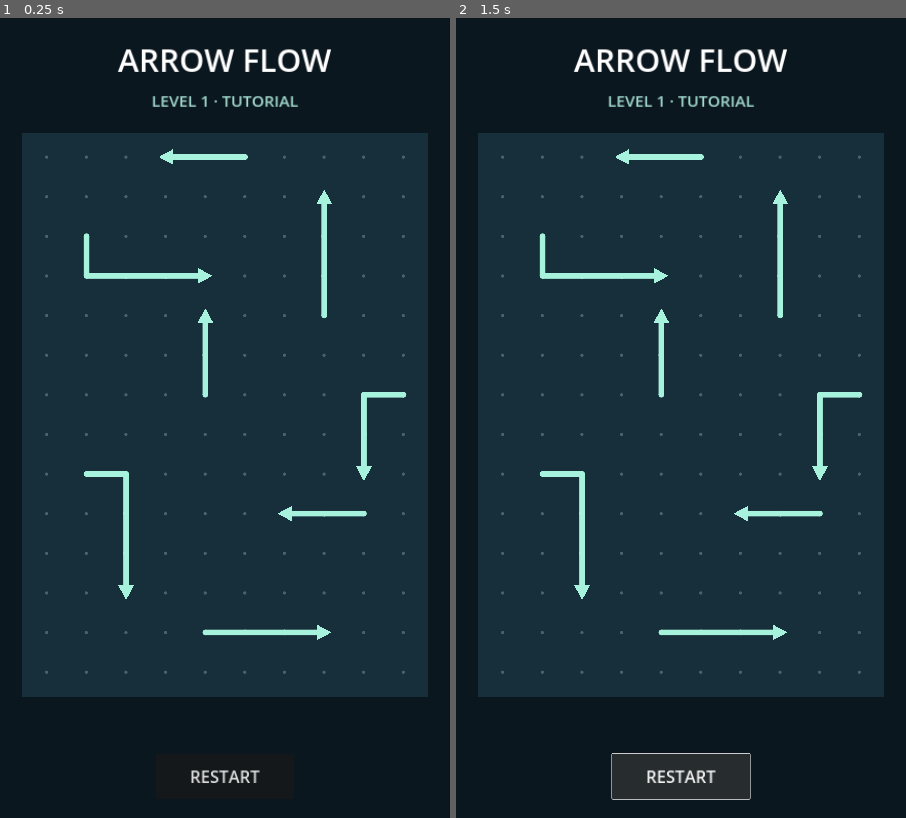
Above: before the commit, frames 1-2 (left to right).
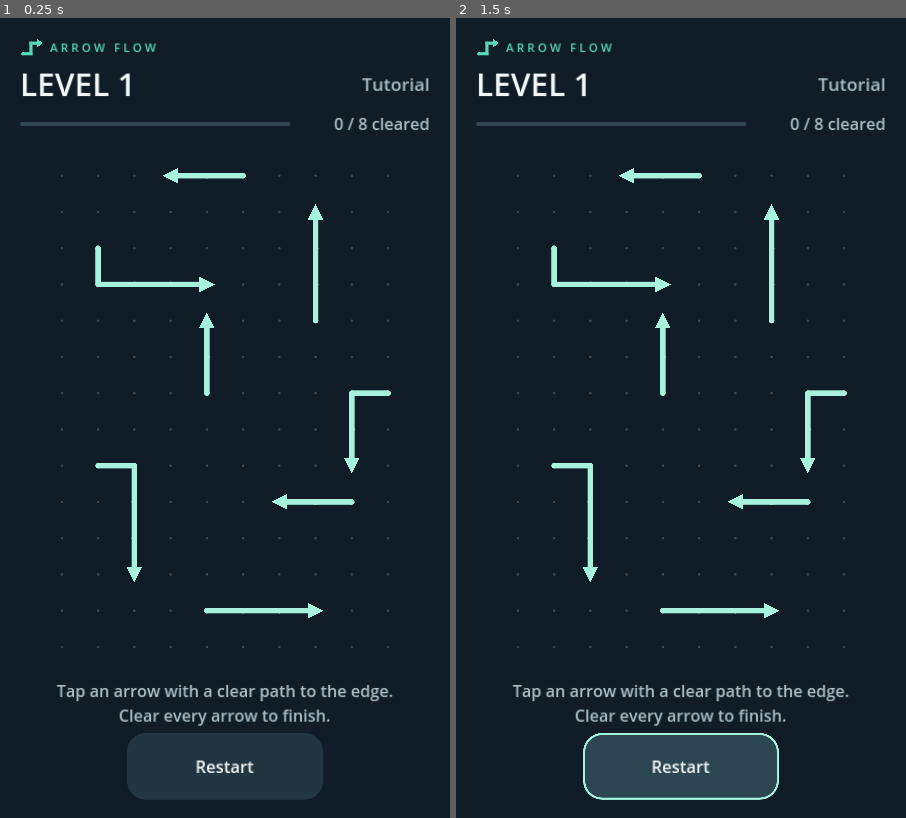
Above: after the commit, the same moments.

Repository: snip43/arrow-flow-escape-puzzle
Game: Godot game, scene res://scenes/game.tscn
Two runs of this game, one before a commit and one after it. Both use one fixed random seed, a clock stepped at 60 frames per second and the inputs below.
Inputs:
- Up to frame 1 (0.25 s): no input
- Up to frame 2 (1.5 s): click "RESTART" (after the commit: "Restart") at 0.5 s; click "RESTART" (after the commit: "Restart") at 1.25 s

The runs differ from the first frame. In frame 1, 9.8% of the frame differs, in the area x 4-96%, y 2-98%; in frame 2, 9.8%.

Commit message:
Stage 1D.1: Gameplay screen visual polish

Diff:
--- a/project.godot
+++ b/project.godot
@@ -20,4 +20,4 @@
 [rendering]
 renderer/rendering_method="gl_compatibility"
 renderer/rendering_method.mobile="gl_compatibility"
-environment/defaults/default_clear_color=Color(0.045, 0.09, 0.12, 1)
+environment/defaults/default_clear_color=Color(0.062745, 0.113725, 0.152941, 1)
--- a/scenes/game.tscn
+++ b/scenes/game.tscn
@@ -1,59 +1,160 @@
-[gd_scene load_steps=3 format=3]
+[gd_scene load_steps=5 format=3]
 
 [ext_resource type="Script" path="res://ui/game.gd" id="1"]
 [ext_resource type="Script" path="res://ui/board.gd" id="2"]
+[ext_resource type="Theme" path="res://ui/gameplay_theme.tres" id="3"]
+[ext_resource type="Script" path="res://ui/flow_mark.gd" id="4"]
 
 [node name="Game" type="Control"]
-layout_mode = 3
-anchors_preset = 15
-anchor_right = 1.0
-anchor_bottom = 1.0
+anchor_right = 1
+anchor_bottom = 1
+theme = ExtResource("3")
 script = ExtResource("1")
 
-[node name="Layout" type="VBoxContainer" parent="."]
-anchor_right = 1.0
-anchor_bottom = 1.0
-offset_left = 36.0
-offset_top = 46.0
-offset_right = -36.0
-offset_bottom = -46.0
-theme_override_constants/separation = 16
+[node name="Layout" type="Control" parent="."]
+anchor_right = 1
+anchor_bottom = 1
+offset_left = 48
+offset_top = 44
+offset_right = -48
+offset_bottom = -44
+mouse_filter = 2
 
-[node name="Title" type="Label" parent="Layout"]
-theme_override_font_sizes/font_size = 76
-text = "ARROW FLOW"
-horizontal_alignment = 1
+[node name="Mark" type="Control" parent="Layout"]
+offset_right = 56
+offset_bottom = 56
+mouse_filter = 2
+script = ExtResource("4")
+
+[node name="Brand" type="Label" parent="Layout"]
+offset_left = 72
+offset_right = 420
+offset_bottom = 56
+theme_override_font_sizes/font_size = 28
+theme_type_variation = &"Wordmark"
+text = "A R R O W   F L O W"
+horizontal_alignment = 0
+vertical_alignment = 1
+mouse_filter = 2
 
 [node name="Level" type="Label" parent="Layout"]
-theme_override_colors/font_color = Color(0.64,0.86,0.81,1)
-theme_override_font_sizes/font_size = 38
+anchor_right = 0.65
+offset_top = 60
+offset_bottom = 160
+theme_override_font_sizes/font_size = 76
 text = "LEVEL 1"
-horizontal_alignment = 1
+horizontal_alignment = 0
+vertical_alignment = 1
+mouse_filter = 2
+
+[node name="Tier" type="Label" parent="Layout"]
+anchor_left = 0.65
+anchor_right = 1
+offset_top = 68
+offset_bottom = 160
+theme_override_font_sizes/font_size = 43
+theme_type_variation = &"Caption"
+text = "Tutorial"
+horizontal_alignment = 2
+vertical_alignment = 1
+mouse_filter = 2
+
+[node name="Track" type="ProgressBar" parent="Layout"]
+anchor_right = 1
+offset_top = 205
+offset_right = -335
+offset_bottom = 215
+show_percentage = false
+mouse_filter = 2
+
+[node name="Count" type="Label" parent="Layout"]
+anchor_left = 1
+anchor_right = 1
+offset_left = -330
+offset_top = 175
+offset_bottom = 245
+theme_override_font_sizes/font_size = 39
+theme_type_variation = &"Caption"
+text = "0 / 8 cleared"
+horizontal_alignment = 2
+vertical_alignment = 1
+mouse_filter = 2
 
 [node name="Board" type="Control" parent="Layout"]
+anchor_right = 1
+anchor_bottom = 1
+offset_top = 265
+offset_bottom = -297
 unique_name_in_owner = true
-size_flags_vertical = 3
 script = ExtResource("2")
 
-[node name="Status" type="CenterContainer" parent="Layout"]
-custom_minimum_size = Vector2(0,72)
+[node name="Tutorial" type="Label" parent="Layout"]
+anchor_top = 1
+anchor_right = 1
+anchor_bottom = 1
+offset_top = -290
+offset_bottom = -175
+theme_override_font_sizes/font_size = 39
+theme_type_variation = &"Caption"
+text = "Tap an arrow with a clear path to the edge.\nClear every arrow to finish."
+horizontal_alignment = 1
+vertical_alignment = 1
+mouse_filter = 2
 
-[node name="Complete" type="Label" parent="Layout/Status"]
+[node name="Overlay" type="ColorRect" parent="Layout"]
+anchor_right = 1
+anchor_bottom = 1
+offset_top = 265
+offset_bottom = -297
+visible = false
+mouse_filter = 0
+color = Color(0.062745, 0.113725, 0.152941, 1)
+
+[node name="Emblem" type="Control" parent="Layout/Overlay"]
+anchor_left = 0.5
+anchor_top = 0.5
+anchor_right = 0.5
+anchor_bottom = 0.5
+offset_left = -65
+offset_top = -210
+offset_right = 65
+offset_bottom = -80
+mouse_filter = 2
+script = ExtResource("4")
+
+[node name="Complete" type="Label" parent="Layout/Overlay"]
+anchor_top = 0.5
+anchor_right = 1
+anchor_bottom = 0.5
+offset_top = -60
+offset_bottom = 50
+theme_override_font_sizes/font_size = 67
+text = "LEVEL COMPLETE"
+horizontal_alignment = 1
+vertical_alignment = 1
+mouse_filter = 2
 unique_name_in_owner = true
-theme_override_font_sizes/font_size = 50
-text = "LEVEL COMPLETE"
 
-[node name="Next" type="Button" parent="Layout"]
+[node name="Next" type="Button" parent="Layout/Overlay"]
+anchor_left = 0.5
+anchor_top = 0.5
+anchor_right = 0.5
+anchor_bottom = 0.5
+offset_left = -250
+offset_top = 100
+offset_right = 250
+offset_bottom = 260
 unique_name_in_owner = true
-visible = false
-custom_minimum_size = Vector2(330,108)
-size_flags_horizontal = 4
-theme_override_font_sizes/font_size = 40
+theme_type_variation = &"Primary"
 text = "NEXT LEVEL"
 
 [node name="Restart" type="Button" parent="Layout"]
+anchor_left = 0.5
+anchor_top = 1
+anchor_right = 0.5
+anchor_bottom = 1
+offset_left = -235
+offset_top = -160
+offset_right = 235
 unique_name_in_owner = true
-custom_minimum_size = Vector2(330,108)
-size_flags_horizontal = 4
-theme_override_font_sizes/font_size = 40
-text = "RESTART"
+text = "Restart"
--- /dev/null
+++ b/tests/capture_stage_1d_1.gd
@@ -0,0 +1,55 @@
+extends SceneTree
+
+const DIR := "res://docs/screenshots/stage_1d_1/"
+var game
+var failed := false
+
+func _initialize() -> void:
+	run.call_deferred()
+
+func snap(label: String) -> void:
+	await process_frame
+	await process_frame
+	await RenderingServer.frame_post_draw
+	var frame := root.get_texture().get_image()
+	if frame.get_size() != root.size or frame.save_png(DIR + label + ".png") != OK:
+		failed = true
+
+func finish_level() -> void:
+	for id in game.catalog.get_level(game.level_id).solution:
+		if game.model.path_for(id).is_empty(): continue
+		game.move(id)
+		await game.animation.finished
+
+func run() -> void:
+	DirAccess.make_dir_recursive_absolute(DIR)
+	game = preload("res://scenes/game.tscn").instantiate()
+	root.add_child(game)
+	root.size = Vector2i(405,720)
+	await snap("01-tutorial-405x720")
+	for entry in [[10,"02-easy-405x720"],[40,"03-normal-405x720"],[100,"04-hard-405x720"]]:
+		game.load_level(entry[0])
+		await snap(entry[1])
+	game.load_level(1)
+	game.move("A")
+	await snap("05-blocked-405x720")
+	game.move("B")
+	await game.animation.finished
+	game.move("A")
+	game.animation.pause()
+	game.animation.custom_step(0.4/game.SPEED)
+	await snap("06-motion-405x720")
+	game.animation.play()
+	await game.animation.finished
+	await snap("07-partial-405x720")
+	await finish_level()
+	await snap("08-victory-next-405x720")
+	game.load_level(100)
+	await finish_level()
+	await snap("09-final-victory-405x720")
+	game.restart()
+	root.size = Vector2i(360,640)
+	await snap("10-hard-360x640")
+	root.size = Vector2i(412,915)
+	await snap("11-hard-412x915")
+	quit(1 if failed else 0)
--- /dev/null
+++ b/tests/stage_1d_1.gd
@@ -0,0 +1,202 @@
+extends SceneTree
+
+const Game := preload("res://scenes/game.tscn")
+const WINDOWS := [Vector2i(360,640), Vector2i(405,720), Vector2i(412,915), Vector2i(768,1024), Vector2i(900,600)]
+var game
+var board
+var checks := 0
+var failed := 0
+
+func _initialize() -> void:
+	run.call_deferred()
+
+func check(ok: bool, label: String) -> void:
+	checks += 1
+	if not ok:
+		failed += 1
+		push_error(label)
+
+func settle() -> void:
+	await process_frame
+	await process_frame
+
+func progress(count: int) -> bool:
+	return (game.get_node("Layout/Count").text == "%d / %d cleared" % [count,game.total]
+		and game.get_node("Layout/Track").value == count and game.get_node("Layout/Track").max_value == game.total)
+
+func pose() -> Array:
+	return [board.get_global_rect(), board.spacing(), board.center(Vector2i.ZERO),
+		board.center(game.model.size-Vector2i.ONE),board.center(game.model.size/2)]
+
+func same(a: Array) -> bool:
+	var b := pose()
+	return (a[0].is_equal_approx(b[0]) and is_equal_approx(a[1],b[1]) and a[2].is_equal_approx(b[2])
+		and a[3].is_equal_approx(b[3]) and a[4].is_equal_approx(b[4]))
+
+func pointer(at: Vector2, down: bool) -> void:
+	var ev := InputEventMouseButton.new()
+	ev.position = at
+	ev.button_index = MOUSE_BUTTON_LEFT
+	ev.pressed = down
+	root.push_input(ev,true)
+
+func click(at: Vector2) -> void:
+	pointer(at,true)
+	pointer(at,false)
+
+func cell_position(cell: Vector2i) -> Vector2:
+	return board.get_global_transform_with_canvas()*board.center(cell)
+
+func button_click(button: Button) -> void:
+	click(button.get_global_transform_with_canvas()*(button.size/2))
+
+func screen_rect(control: Control) -> Rect2:
+	return root.get_final_transform()*control.get_global_rect()
+
+func layout(id: int) -> void:
+	var b := screen_rect(board)
+	var button := screen_rect(game.get_node("%Restart"))
+	var screen := Rect2(Vector2.ZERO,Vector2(root.size)).grow(0.1)
+	check(screen.encloses(b) and screen.encloses(button) and not b.intersects(button),"board and restart bounds")
+	check(button.size.y>=47.99,"physical restart target")
+	var panel: Control = game.get_node("Layout/Overlay")
+	check(panel.get_global_rect().is_equal_approx(board.get_global_rect()),"overlay covers only board")
+	for node in game.find_children("*","Label"):
+		if node.is_visible_in_tree():
+			check(screen.encloses(screen_rect(node)) and node.size.x+0.1>=node.get_minimum_size().x,"text clipped: "+node.name)
+	if game.get_node("%Next").is_visible_in_tree():
+		var next := screen_rect(game.get_node("%Next"))
+		check(next.size.y>=47.99 and b.encloses(next) and not next.intersects(screen_rect(game.complete)),"next layout")
+	if id==100 and game.complete.visible:
+		print("LAYOUT ",root.size," board=",b," cell_px=",snappedf(board.spacing()*root.get_final_transform().get_scale().x,0.01)," restart=",button.size)
+
+func gestures() -> void:
+	game.load_level(1)
+	await settle()
+	var initial := pose()
+	var pos := cell_position(Vector2i(1,3))
+	click(pos)
+	await settle()
+	check(board.flashed=="A" and progress(0) and same(initial),"blocked tap and stable layout")
+	pos = cell_position(Vector2i(7,3))
+	pointer(pos,true)
+	check(not board.locked and progress(0),"wait for release")
+	pointer(pos,false)
+	game.animation.pause()
+	check(board.exiting=="B" and progress(0) and not game.complete.visible,"counter waits for tail")
+	var stale: int = game.generation
+	button_click(game.get_node("%Restart"))
+	game.finish_move("B",stale)
+	check(progress(0) and not board.locked and game.model.ids().size()==8,"restart button interrupts motion")
+	click(pos)
+	game.animation.custom_step(4)
+	game.finish_move("B",game.generation)
+	game.move("?")
+	game.move("B")
+	check(progress(1) and not game.complete.visible,"one commit for B")
+
+func check_states(id: int) -> void:
+	game.load_level(id)
+	await settle()
+	var initial := pose()
+	if root.size==Vector2i(405,720):
+		var xf := root.get_final_transform()
+		print("level=",id," first_px=",xf*cell_position(Vector2i.ZERO)," last_px=",xf*cell_position(game.model.size-Vector2i.ONE)," step_px=",board.spacing()*xf.x.length())
+	var solution: Array = game.catalog.get_level(id).solution
+	game.next_level()
+	check(game.level_id==id and not game.get_node("%Next").is_visible_in_tree(),"next gated")
+	layout(id)
+	for i in solution.size():
+		game.move(solution[i])
+		game.animation.pause()
+		if i==0 or i==solution.size()-1:
+			await settle()
+			check(same(initial) and progress(i) and not game.complete.visible,"flight layout and uncommitted progress")
+		game.animation.custom_step(5)
+		if i==0:
+			await settle()
+			check(progress(1) and same(initial),"partial layout")
+	await settle()
+	check(progress(game.total) and same(initial) and game.complete.is_visible_in_tree(),"victory layout")
+	check(not board.is_processing_input() and board.tap.owner==board.tap.IDLE and game.get_node("Layout/Overlay").mouse_filter==Control.MOUSE_FILTER_STOP,"board input disabled at victory")
+	check(game.complete.text==("ALL LEVELS COMPLETE" if id==100 else "LEVEL COMPLETE"),"victory label")
+	layout(id)
+	click(board.get_global_rect().position+Vector2(10,10))
+	click(game.get_node("Layout/Level").get_global_rect().get_center())
+	check(game.level_id==id and progress(game.total) and game.complete.visible,"non-button clicks at victory")
+	if id < 100:
+		button_click(game.get_node("%Next"))
+		check(game.level_id==id+1 and progress(0) and board.is_processing_input(),"viewport next")
+		game.load_level(id)
+	else:
+		check(not game.get_node("%Next").is_visible_in_tree(),"final next hidden")
+	button_click(game.get_node("%Restart"))
+	await settle()
+	check(same(initial) and progress(0) and not game.complete.visible,"restart restores board")
+
+func dense_input() -> void:
+	game.load_level(100)
+	var all_hits := true
+	var edges := [false,false,false,false]
+	var paths: Dictionary = game.catalog.get_level(100).paths
+	for id in paths:
+		var path: Array = paths[id]
+		for i in path.size():
+			var cell: Vector2i = path[i]
+			all_hits = all_hits and board.hit(board.center(cell))==id
+			if i>0:
+				var mid: Vector2 = (board.center(cell)+board.center(path[i-1]))/2
+				all_hits = all_hits and board.hit(mid)==id
+			if cell.x==0: edges[0] = true
+			if cell.y==0: edges[1] = true
+			if cell.x==game.model.size.x-1: edges[2] = true
+			if cell.y==game.model.size.y-1: edges[3] = true
+	check(all_hits and not edges.has(false),"dense midpoints, turns and four edges")
+	var gap := (cell_position(Vector2i.ZERO)+cell_position(Vector2i.ONE))/2
+	click(gap)
+	check(progress(0) and not board.locked and board.flashed.is_empty(),"gap between four centers")
+	var id: String = game.catalog.get_level(100).solution[0]
+	var pos := cell_position(paths[id][0])
+	for pair in [[0,true],[1,true],[0,false],[1,false]]:
+		var e := InputEventScreenTouch.new()
+		e.position = pos
+		e.index = pair[0]
+		e.pressed = pair[1]
+		root.push_input(e,true)
+	check(not board.locked and progress(0),"multitouch never starts exit")
+	click(pos)
+	game.animation.pause()
+	game.animation.custom_step(0.04)
+	var section: PackedVector2Array = board.motion.section(board.distance)
+	root.size = Vector2i(412,915)
+	await settle()
+	check(section==board.motion.section(board.distance) and board.exiting==id and progress(0),"resize preserves flight and count")
+	game.restart()
+
+func run() -> void:
+	game = Game.instantiate()
+	root.add_child(game)
+	board = game.board
+	await settle()
+	for id in [1,2,20,21,60,61,80,100]:
+		var data: Dictionary = game.catalog.get_level(id)
+		check(game.load_level(id) and game.total==data.paths.size() and progress(0),"catalog total")
+		check(game.get_node("Layout/Level").text=="LEVEL %d"%id and game.get_node("Layout/Tier").text==data.tier,"catalog labels")
+		check(game.get_node("Layout/Tutorial").visible==(id==1),"tutorial gated")
+	await gestures()
+	await dense_input()
+	game.load_level(1)
+	# A press from the old generation cannot become a click on the restored field.
+	game.restart()
+	var pos := cell_position(Vector2i(7,3))
+	pointer(pos,true)
+	game.restart()
+	pointer(pos,false)
+	check(not board.locked and progress(0),"no ghost click after restart")
+	for dims in WINDOWS:
+		root.size = dims
+		await settle()
+		for id in [2,40,100]:
+			await check_states(id)
+	print("STAGE 1D.1: %d checks, %d failures" % [checks,failed])
+	quit(1 if failed else 0)
--- a/ui/board.gd
+++ b/ui/board.gd
@@ -4,8 +4,6 @@
 
 const Tap := preload("res://game/tap_tracker.gd")
 const Model := preload("res://game/board_model.gd")
-const INK := Color("#a7f2dd")
-const DENIED := Color("#ff796e")
 var model: Model
 var tap := Tap.new()
 var locked := false
@@ -98,10 +96,10 @@
 		return
 	var s := spacing()
 	var field := Rect2(center(Vector2i.ZERO) - Vector2.ONE * s * 0.5, Vector2(model.size) * s)
-	draw_rect(field.grow(s * 0.12), Color("#172f3a"))
+	var dot := get_theme_color("dot","Flow")
 	for x in model.size.x:
 		for y in model.size.y:
-			draw_circle(center(Vector2i(x,y)), s * 0.034, Color("#49616a"), true, -1, true)
+			draw_circle(center(Vector2i(x,y)), s * 0.028, dot, true, -1, true)
 	clip.position = field.position
 	clip.size = field.size
 	ink.position = -field.position
@@ -113,7 +111,8 @@
 		var path := PackedVector2Array(model.path_for(id))
 		if exiting == id:
 			path = motion.section(distance)
-		var color := DENIED if flashed == id else INK
+		var color := get_theme_color("coral" if flashed == id else "mint","Flow")
+		var stroke := s * (0.165 if flashed == id else 0.138)
 		var head := center(path[-1])
 		var axis := (head - center(path[-2])).normalized()
 		var side := axis.orthogonal()
@@ -122,7 +121,7 @@
 			var end := center(path[i+1])
 			if i == path.size()-2:
 				end -= axis * minf(s * 0.13, point.distance_to(end))
-			ink.draw_line(point, end, color, s * 0.13, true)
-			ink.draw_circle(point, s * 0.065, color, true, -1, true)
-		var base := head - axis * s * 0.19
-		ink.draw_colored_polygon(PackedVector2Array([head + axis*s*0.18, base+side*s*0.20, base-side*s*0.20]), color)
+			ink.draw_line(point, end, color, stroke, true)
+			ink.draw_circle(point, stroke * 0.5, color, true, -1, true)
+		var base := head - axis * s * 0.21
+		ink.draw_colored_polygon(PackedVector2Array([head + axis*s*0.22, base+side*s*0.215, base-side*s*0.215]), color)
--- /dev/null
+++ b/ui/flow_mark.gd
@@ -0,0 +1,15 @@
+extends Control
+
+# A bent path and its outward-pointing head repeat the board's visual language.
+func _draw() -> void:
+	var unit := minf(size.x, size.y)
+	var tint := get_theme_color("accent", "Flow")
+	var points := PackedVector2Array([Vector2(0.12,0.75), Vector2(0.47,0.75),
+		Vector2(0.47,0.29), Vector2(0.85,0.29)])
+	for i in points.size():
+		points[i] *= unit
+	draw_polyline(points, tint, unit*0.11, true)
+	for p in points:
+		draw_circle(p, unit*0.055, tint, true, -1, true)
+	draw_colored_polygon(PackedVector2Array([Vector2(0.72,0.09)*unit,
+		Vector2(0.97,0.29)*unit, Vector2(0.72,0.49)*unit]), tint)
--- a/ui/game.gd
+++ b/ui/game.gd
@@ -8,6 +8,7 @@
 const SPEED := 25.0 # cells per second
 var catalog := preload("res://levels/level_catalog.gd").new()
 var level_id := 1
+var total := 0
 var generation := 0
 var animation: Tween
 
@@ -15,6 +16,8 @@
 	board.tapped.connect(move)
 	%Restart.pressed.connect(restart)
 	%Next.pressed.connect(next_level)
+	resized.connect(update_safe_margins)
+	update_safe_margins()
 	restart()
 
 func next_level() -> void:
@@ -37,7 +40,13 @@
 		animation.kill()
 	board.reset_visuals()
 	board.model = model
-	$Layout/Level.text = "LEVEL %d · %s" % [id,data.tier.to_upper()]
+	total = model.ids().size()
+	update_progress()
+	$Layout/Level.text = "LEVEL %d" % id
+	$Layout/Tier.text = data.tier
+	$Layout/Tutorial.visible = id == 1
+	$Layout/Overlay.hide()
+	board.set_process_input(true)
 	complete.text = "ALL LEVELS COMPLETE" if id == 100 else "LEVEL COMPLETE"
 	complete.visible = false
 	%Next.visible = false
@@ -64,5 +73,28 @@
 	board.reset_visuals(false)
 	complete.visible = removed and model.ids().is_empty()
 	%Next.visible = complete.visible and level_id < 100
+	if removed:
+		update_progress()
+	if complete.visible:
+		board.tap.clear()
+		board.set_process_input(false)
+		$Layout/Tutorial.hide()
+		$Layout/Overlay.show()
 	if not removed:
 		push_error("Could not commit exit: " + id)
+
+func update_progress() -> void:
+	var cleared := total - model.ids().size()
+	$Layout/Count.text = "%d / %d cleared" % [cleared,total]
+	$Layout/Track.max_value = total
+	$Layout/Track.value = cleared
+
+func update_safe_margins() -> void:
+	if not OS.has_feature("mobile"):
+		return
+	var safe := DisplayServer.get_display_safe_area()
+	var local := get_screen_transform().affine_inverse() * Rect2(safe)
+	$Layout.offset_left = maxf(48, local.position.x)
+	$Layout.offset_top = maxf(44, local.position.y)
+	$Layout.offset_right = -maxf(48, size.x-local.end.x)
+	$Layout.offset_bottom = -maxf(44, size.y-local.end.y)
--- /dev/null
+++ b/ui/gameplay_theme.tres
@@ -0,0 +1,106 @@
+[gd_resource type="Theme" load_steps=10 format=3]
+
+[sub_resource type="StyleBoxFlat" id="secondary"]
+bg_color = Color(0.129412, 0.211765, 0.254902, 1)
+corner_radius_top_left = 45
+corner_radius_top_right = 45
+corner_radius_bottom_left = 45
+corner_radius_bottom_right = 45
+
+[sub_resource type="StyleBoxFlat" id="hover"]
+bg_color = Color(0.172549, 0.27451, 0.321569, 1)
+corner_radius_top_left = 45
+corner_radius_top_right = 45
+corner_radius_bottom_left = 45
+corner_radius_bottom_right = 45
+
+[sub_resource type="StyleBoxFlat" id="down"]
+bg_color = Color(0.098039, 0.172549, 0.215686, 1)
+corner_radius_top_left = 45
+corner_radius_top_right = 45
+corner_radius_bottom_left = 45
+corner_radius_bottom_right = 45
+
+[sub_resource type="StyleBoxFlat" id="primary"]
+bg_color = Color(0.54902, 0.913725, 0.811765, 1)
+corner_radius_top_left = 45
+corner_radius_top_right = 45
+corner_radius_bottom_left = 45
+corner_radius_bottom_right = 45
+
+[sub_resource type="StyleBoxFlat" id="primary_hover"]
+bg_color = Color(0.67451, 0.956863, 0.87451, 1)
+corner_radius_top_left = 45
+corner_radius_top_right = 45
+corner_radius_bottom_left = 45
+corner_radius_bottom_right = 45
+
+[sub_resource type="StyleBoxFlat" id="primary_down"]
+bg_color = Color(0.4, 0.811765, 0.705882, 1)
+corner_radius_top_left = 45
+corner_radius_top_right = 45
+corner_radius_bottom_left = 45
+corner_radius_bottom_right = 45
+
+[sub_resource type="StyleBoxFlat" id="track"]
+bg_color = Color(0.188235, 0.270588, 0.305882, 1)
+corner_radius_top_left = 5
+corner_radius_top_right = 5
+corner_radius_bottom_left = 5
+corner_radius_bottom_right = 5
+
+[sub_resource type="StyleBoxFlat" id="fill"]
+bg_color = Color(0.333333, 0.85098, 0.72549, 1)
+corner_radius_top_left = 5
+corner_radius_top_right = 5
+corner_radius_bottom_left = 5
+corner_radius_bottom_right = 5
+
+[sub_resource type="StyleBoxFlat" id="focus"]
+bg_color = Color(0.062745, 0.113725, 0.152941, 1)
+corner_radius_top_left = 45
+corner_radius_top_right = 45
+corner_radius_bottom_left = 45
+corner_radius_bottom_right = 45
+draw_center = false
+border_color = Color(0.654902, 0.94902, 0.866667, 1)
+border_width_left = 5
+border_width_right = 5
+border_width_top = 5
+border_width_bottom = 5
+
+[resource]
+Caption/base_type = &"Label"
+Wordmark/base_type = &"Label"
+Caption/colors/font_color = Color(0.670588, 0.756863, 0.768627, 1)
+Wordmark/colors/font_color = Color(0.333333, 0.85098, 0.72549, 1)
+default_font_size = 40
+Primary/base_type = &"Button"
+Flow/colors/paper = Color(0.945098, 0.972549, 0.968627, 1)
+Flow/colors/muted = Color(0.670588, 0.756863, 0.768627, 1)
+Flow/colors/bg = Color(0.062745, 0.113725, 0.152941, 1)
+Flow/colors/mint = Color(0.654902, 0.94902, 0.866667, 1)
+Flow/colors/accent = Color(0.333333, 0.85098, 0.72549, 1)
+Flow/colors/coral = Color(1.0, 0.47451, 0.431373, 1)
+Flow/colors/dot = Color(0.196078, 0.27451, 0.313725, 1)
+Button/colors/font_color = Color(0.945098, 0.972549, 0.968627, 1)
+Button/colors/font_hover_color = Color(0.945098, 0.972549, 0.968627, 1)
+Button/colors/font_pressed_color = Color(0.945098, 0.972549, 0.968627, 1)
+Button/colors/font_focus_color = Color(0.945098, 0.972549, 0.968627, 1)
+Button/colors/font_hover_pressed_color = Color(0.945098, 0.972549, 0.968627, 1)
+Button/styles/normal = SubResource("secondary")
+Button/styles/hover = SubResource("hover")
+Button/styles/pressed = SubResource("down")
+Button/styles/focus = SubResource("focus")
+Primary/colors/font_color = Color(0.062745, 0.113725, 0.152941, 1)
+Primary/colors/font_hover_color = Color(0.062745, 0.113725, 0.152941, 1)
+Primary/colors/font_pressed_color = Color(0.062745, 0.113725, 0.152941, 1)
+Primary/colors/font_focus_color = Color(0.062745, 0.113725, 0.152941, 1)
+Primary/colors/font_hover_pressed_color = Color(0.062745, 0.113725, 0.152941, 1)
+Primary/styles/normal = SubResource("primary")
+Primary/styles/hover = SubResource("primary_hover")
+Primary/styles/pressed = SubResource("primary_down")
+Primary/styles/focus = SubResource("focus")
+Label/colors/font_color = Color(0.945098, 0.972549, 0.968627, 1)
+ProgressBar/styles/background = SubResource("track")
+ProgressBar/styles/fill = SubResource("fill")
Binary file added: docs/screenshots/stage_1d_1/01-tutorial-405x720.png
Binary file added: docs/screenshots/stage_1d_1/02-easy-405x720.png
Binary file added: docs/screenshots/stage_1d_1/03-normal-405x720.png
Binary file added: docs/screenshots/stage_1d_1/04-hard-405x720.png
Binary file added: docs/screenshots/stage_1d_1/05-blocked-405x720.png
Binary file added: docs/screenshots/stage_1d_1/06-motion-405x720.png
Binary file added: docs/screenshots/stage_1d_1/07-partial-405x720.png
Binary file added: docs/screenshots/stage_1d_1/08-victory-next-405x720.png
Binary file added: docs/screenshots/stage_1d_1/09-final-victory-405x720.png
Binary file added: docs/screenshots/stage_1d_1/10-hard-360x640.png
Binary file added: docs/screenshots/stage_1d_1/11-hard-412x915.png
Not shown, added: docs/STAGE_1D_1_REPORT.md
